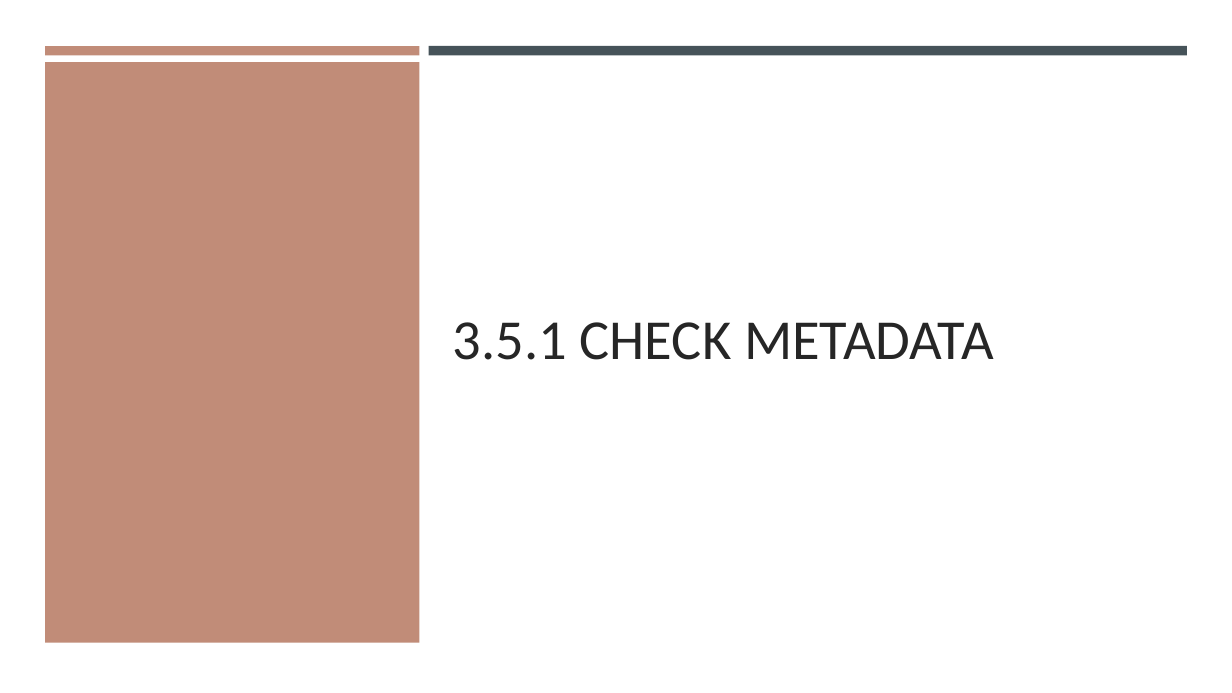
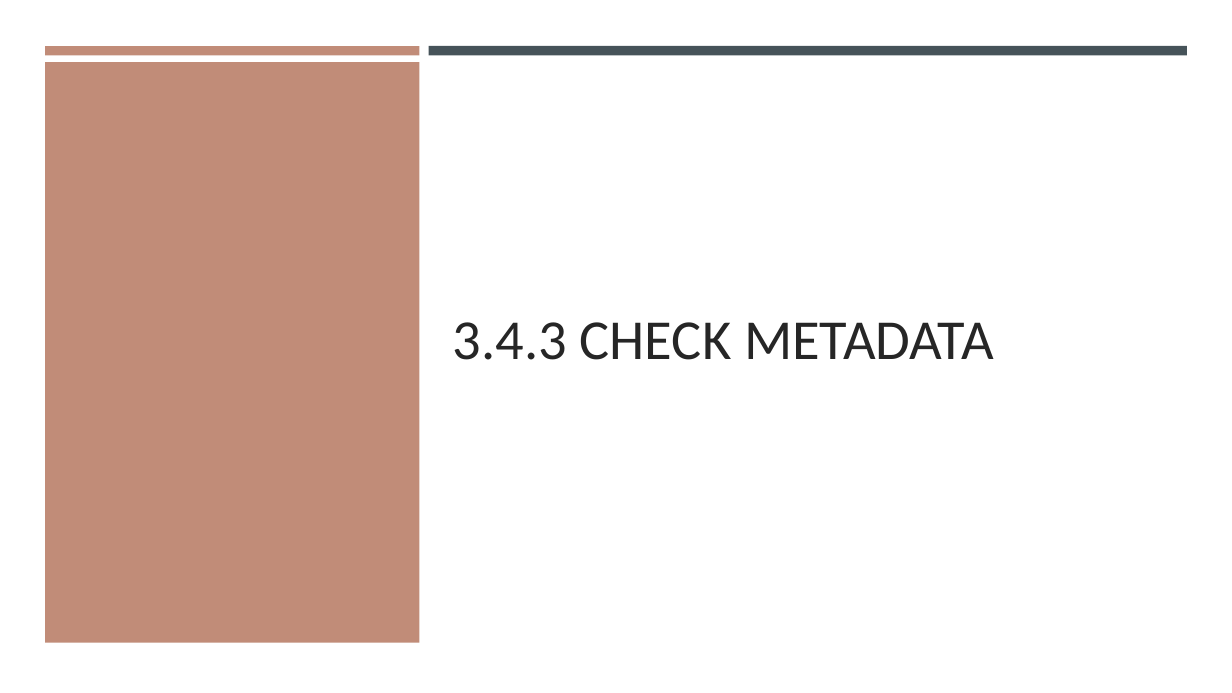
Before and after one commit to gisynw/ssj-376, a slide deck: slide 47 of docs/Lectures/Week03/Week03_SpatialData.pptx (slide 27 before the commit). Drawn at 1232x693 pixels with LibreOffice and Linux fonts; fonts in the diff are those of the drawing. Boxes give left, top, right and bottom in pixels: in the first picture for what was removed or moved away, otherwise in the second. Text is boxed around its words. In the diff, an @@ line names an element or a change of style, - is before the commit and + after.

```diff
--- a/docs/Lectures/Week03/Week03_SpatialData.pptx
+++ b/docs/Lectures/Week03/Week03_SpatialData.pptx
@@ title at [453, 322, 994, 360]: text changed @@
-3.5.1 CHECK METADATA
+3.4.3 CHECK METADATA
```
Also in this commit, not shown: 14 other slides changed, 4 slides added, 5 slides removed, 4 other files.
